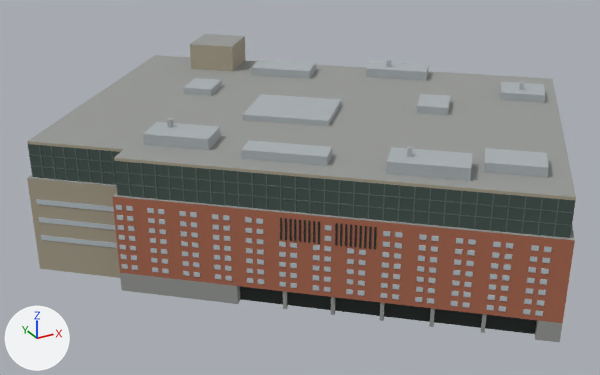
The glTF model public/models/buildings/centre-bell-near.glb as it was, and as the next commit left it.
One viewpoint serves both versions: a 50 mm camera at (-119.6, -204.2, 116.4) aimed at (-7.6, -0.4, 14.5). Arrows for +X, +Y and +Z are at lower left; the lights stay in place. The picture after the commit comes second. Where no turn or scale is listed for an object, it has been applied to the vertices. Vertices at exactly the same position are counted once.

The scene before the commit, as lines of its bpy script (objects in view):
```python
me_mesh_1 = bpy.data.meshes.new('Mesh_1')
me_mesh_1.from_pydata(...)  # 14 vertices, 8 faces; spans x -84.0..85.0, y -85.0..73.0, z 6.0..28.0
me_mesh_1.materials.append(mat_brick)  # brown #ab684f
me_mesh_10 = bpy.data.meshes.new('Mesh_10')
me_mesh_10.from_pydata(...)  # 1880 vertices, 2350 faces; spans x -83.0..82.0, y -82.0..67.0, z 7.0..26.0
me_mesh_10.materials.append(mat_glass)  # light grey #b9c5cb
me_mesh_5 = bpy.data.meshes.new('Mesh_5')
me_mesh_5.from_pydata(...)  # 180 vertices, 222 faces; spans x -41.4..52.5, y -79.1..65.6, z 0.0..26.5
me_mesh_5.materials.append(mat_dark)  # black #262e2b
me_mesh_8 = bpy.data.meshes.new('Mesh_8')
me_mesh_8.from_pydata(...)  # 12 vertices, 12 faces; spans x -83.0..83.0, y -83.0..83.0, z 28.0..38.0
me_mesh_8.materials.append(mat_band)  # greyish green #41524c
ob_centre_bell_0_band = bpy.data.objects.new('centre-bell-0-band', me_mesh_8)
ob_centre_bell_0_band.location = (0.0, 0.0, 0.0)
ob_centre_bell_0_brick = bpy.data.objects.new('centre-bell-0-brick', me_mesh_1)
ob_centre_bell_0_brick.location = (0.0, 0.0, 0.0)
ob_centre_bell_0_dark = bpy.data.objects.new('centre-bell-0-dark', me_mesh_5)
ob_centre_bell_0_dark.location = (0.0, 0.0, 0.0)
ob_centre_bell_0_glass = bpy.data.objects.new('centre-bell-0-glass', me_mesh_10)
ob_centre_bell_0_glass.location = (0.0, 0.0, 0.0)
# also in view: 'centre-bell-0-clad' at (0.2, 0.5, 23.5); 'centre-bell-0-frame' at (0.2, -0.2, 21.3); 'centre-bell-0-metal' at (14.1, -17.0, 24.6); 'centre-bell-0-conc' at (0.2, -0.2, 23.5)
```
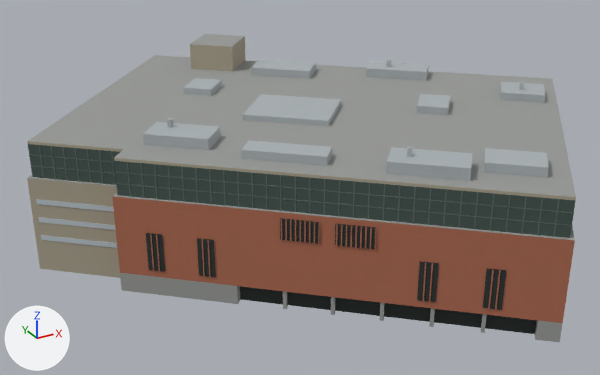
Where the change shows, as pixel boxes (x1, y1, x2, y2) in the pictures (600 x 375 px; the box of a moved part takes in the faces that stretch with it):
```json
{"part": 1, "of": "me_mesh_1", "change": "added", "after": [150, 219, 501, 310]}
{"part": 2, "of": "me_mesh_5", "change": "deleted", "before": [294, 219, 377, 249]}
{"part": 3, "of": "me_mesh_5", "change": "moved or reshaped", "before": [280, 218, 292, 241], "after": [146, 218, 506, 310]}
{"part": 4, "of": "me_mesh_10", "change": "deleted", "before": [116, 205, 552, 316]}
```

Edits to the scene script, one JSON object a line:
```json
{"block": "me_mesh_1", "where": "# used by ob_centre_bell_0_brick; location = (0.0, 0.0, 0.0)"}
{"op": "remove", "block": "me_mesh_1", "code": "me_mesh_1.from_pydata(...)  # 14 vertices, 8 faces; spans x -84.0..85.0, y -85.0..73.0, z 6.0..28.0"}
{"op": "add", "block": "me_mesh_1", "code": "me_mesh_1.from_pydata(...)  # 118 vertices, 60 faces; spans x -84.0..85.0, y -85.0..73.0, z 6.0..28.0"}
{"block": "me_mesh_1", "change": "me_mesh_1 part 1"}
{"block": "me_mesh_1", "change": "52 vertices are added at x -61.0..6.0, y -75.0..-16.0, z 8.0..20.0"}
{"block": "me_mesh_1", "change": "36 new vertices lie (0.0, 0.0, 6.0) away from vertices in x -34.0..-16.0, y -55.0..-39.0, z 20.0"}
{"block": "me_mesh_1", "change": "16 new vertices lie (0.0, 0.0, 10.0) away from vertices in x -61.0..6.0, y -75.0..-16.0, z 8.0"}
{"block": "me_mesh_1", "change": "52 new faces join them"}
{"block": "me_mesh_5", "where": "# used by ob_centre_bell_0_dark; location = (0.0, 0.0, 0.0)"}
{"op": "remove", "block": "me_mesh_5", "code": "me_mesh_5.from_pydata(...)  # 180 vertices, 222 faces; spans x -41.4..52.5, y -79.1..65.6, z 0.0..26.5"}
{"op": "add", "block": "me_mesh_5", "code": "me_mesh_5.from_pydata(...)  # 76 vertices, 74 faces; spans x -61.4..80.4, y -79.1..65.6, z 0.0..26.5"}
{"block": "me_mesh_5", "change": "me_mesh_5 part 2: 15 loose pieces with 120 vertices, spanning x -31.5..-16.0, y -54.5..-40.8, z 20.5..26.5, are deleted"}
{"block": "me_mesh_5", "change": "me_mesh_5 part 3"}
{"block": "me_mesh_5", "change": "14 vertices are removed from x -34.2..-32.0, y -40.5..-38.4, z 20.5..26.5"}
{"block": "me_mesh_5", "change": "30 faces are deleted"}
{"block": "me_mesh_5", "change": "10 vertices move from x -34.2..-31.9, y -40.4..-38.4, z 20.5..26.5 to x -61.4..-4.6, y -64.7..-14.8, z 7.5..26.5"}
{"block": "me_mesh_5", "change": "18 vertices are added at x -57.9..80.4, y -75.3..6.4, z 7.5..26.5"}
{"block": "me_mesh_5", "change": "12 new vertices lie (0.0, 0.0, 11.0) away from vertices in x -34.2..80.4, y -75.3..6.4, z 7.5..26.5"}
{"block": "me_mesh_5", "change": "32 new faces join them"}
{"block": "me_mesh_10", "where": "# used by ob_centre_bell_0_glass; location = (0.0, 0.0, 0.0)"}
{"op": "remove", "block": "me_mesh_10", "code": "me_mesh_10.from_pydata(...)  # 1880 vertices, 2350 faces; spans x -83.0..82.0, y -82.0..67.0, z 7.0..26.0"}
{"op": "add", "block": "me_mesh_10", "code": "me_mesh_10.from_pydata(...)  # 264 vertices, 330 faces; spans x -83.0..80.0, y -81.0..67.0, z 8.0..25.0"}
{"block": "me_mesh_10", "change": "me_mesh_10 part 4: 202 loose pieces with 1616 vertices, spanning x -67.0..82.0, y -82.0..8.0, z 7.0..26.0, are deleted"}
```
